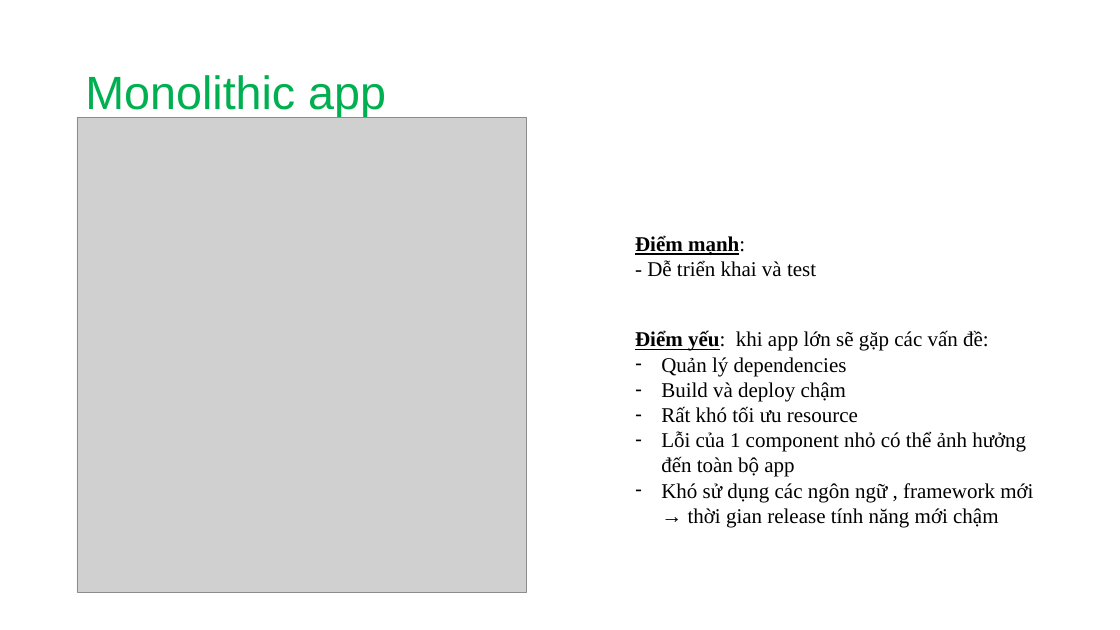
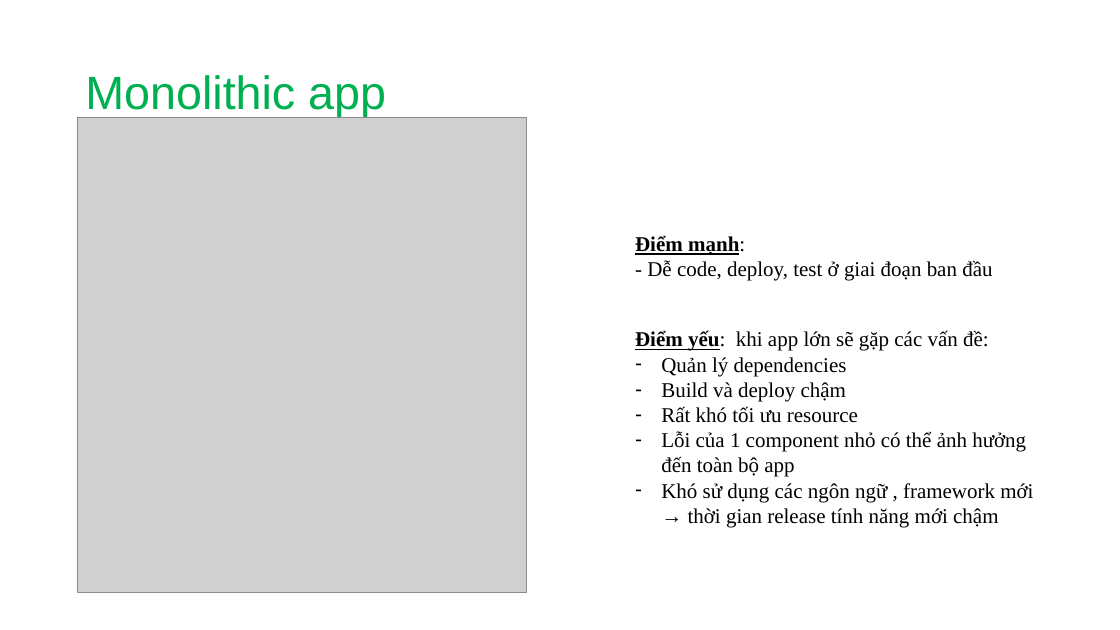
Before and after one commit to tuanndd/microservices-labs, a slide deck: slide 3 of module-1/Introduction-to-Microservices.pptx. Drawn at 1120x630 pixels with LibreOffice and Linux fonts; fonts in the diff are those of the drawing; grey boxes stand for pictures. Boxes give left, top, right and bottom in pixels: in the first picture for what was removed or moved away, otherwise in the second. Text is boxed around its words. In the diff, an @@ line names an element or a change of style, - is before the commit and + after.

```diff
--- a/module-1/Introduction-to-Microservices.pptx
+++ b/module-1/Introduction-to-Microservices.pptx
@@ text at (647,260,992,281): text changed @@
-- Dễ triển khai và test
+- Dễ code, deploy, test ở giai đoạn ban đầu
```
Also in this commit, not shown: 1 other slide changed.
